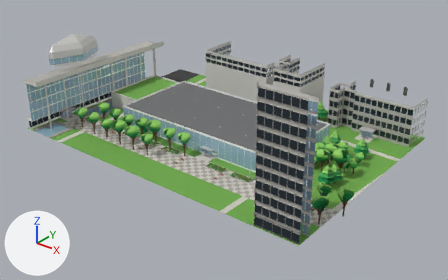
A saved change to the FBX model unity/KatsushikaCampusDays/Assets/Models/Interiors/research2.fbx.
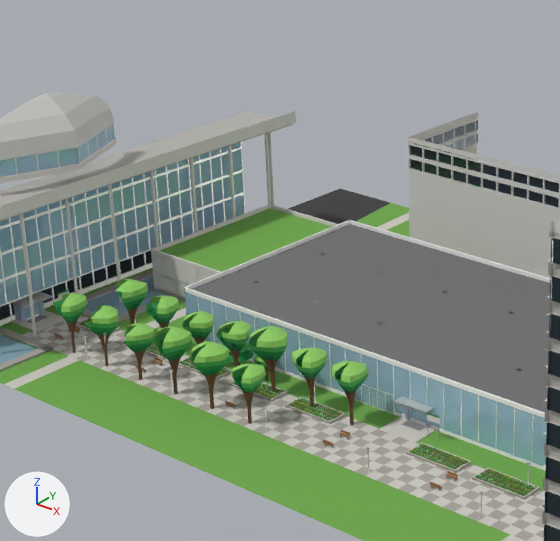
Each version appears first whole from a camera (50 mm lens) standing at (153.2, -166.8, 115.1) and looking at (7.5, 15.3, 2.2), and next in a close-up on the part from 12% to 58% of the width and 0% to 71% of the height. The axes (+X, +Y, +Z) are drawn at lower left. The lights are the same throughout. The first two pictures are the older version. Where no turn or scale is listed for an object, it has been applied to the vertices.

The older version as bpy lines, for what is in view:
```python
ob_ext_research2 = bpy.data.objects.new('ext_research2', me_ext_research2)
ob_ext_research2.location = (0.0, 0.0, 0.0)
ob_ext_research2_trees = bpy.data.objects.new('ext_research2_trees', me_ext_research2_trees)
ob_ext_research2_trees.location = (0.0, 0.0, 0.0)
ob_wall_research2 = bpy.data.objects.new('wall_research2', me_wall_research2)
ob_wall_research2.location = (0.0, 0.0, 0.0)
```
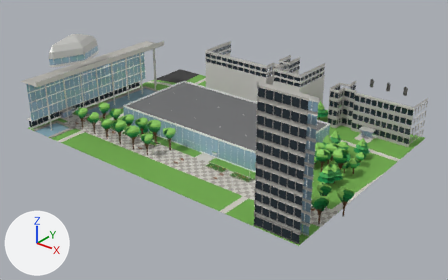
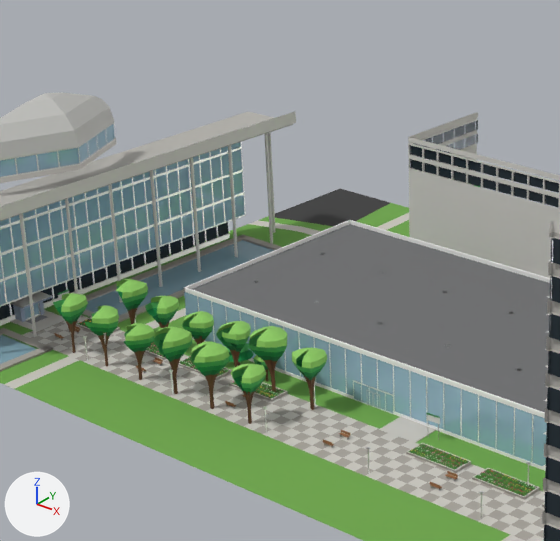
Pixel boxes (x1, y1, x2, y2) of what changed, in the close-ups (560 x 541 px):
'ext_research2_trees', reshaped
    before: (53, 185, 480, 425)
    after: (53, 185, 480, 424)
part 1 of me_ext_research2_trees, deleted
    before: (331, 361, 369, 425)
part 2 of me_ext_research2, deleted
    before: (151, 204, 434, 431)

Patch to the scene script:
```diff
--- a/unity/KatsushikaCampusDays/Assets/Models/Interiors/research2.fbx.py
+++ b/unity/KatsushikaCampusDays/Assets/Models/Interiors/research2.fbx.py
@@ me_ext_research2 @@
 # used by ob_ext_research2; location = (0.0, 0.0, 0.0)
-me_ext_research2.from_pydata(...)  # 18386 vertices, 11394 faces; spans x -70.7..70.7, y -26.0..74.3, z 0.0..50.7
+me_ext_research2.from_pydata(...)  # 16567 vertices, 10211 faces; spans x -70.7..70.7, y -26.0..74.3, z 0.0..50.7
+# me_ext_research2 part 2: 264 loose pieces with 1819 vertices, spanning x -59.7..11.9, y -4.5..43.3, z 0.0..7.9, are deleted
+# other edits to the shape of me_ext_research2 do not show in these pictures
 me_ext_research2.materials.append(mat_stone_dark)
@@ me_ext_research2_trees @@
 # used by ob_ext_research2_trees; location = (0.0, 0.0, 0.0)
-me_ext_research2_trees.from_pydata(...)  # 4623 vertices, 4122 faces; spans x -53.5..75.3, y -14.5..76.9, z 0.0..12.0
+me_ext_research2_trees.from_pydata(...)  # 4502 vertices, 4012 faces; spans x -53.5..75.3, y -14.5..76.9, z 0.0..12.0
+# me_ext_research2_trees part 1: the loose piece of 121 vertices spanning x -1.8..3.5, y -4.7..0.6, z 0.0..9.9 is deleted
 me_ext_research2_trees.materials.append(mat_trunk)
```
